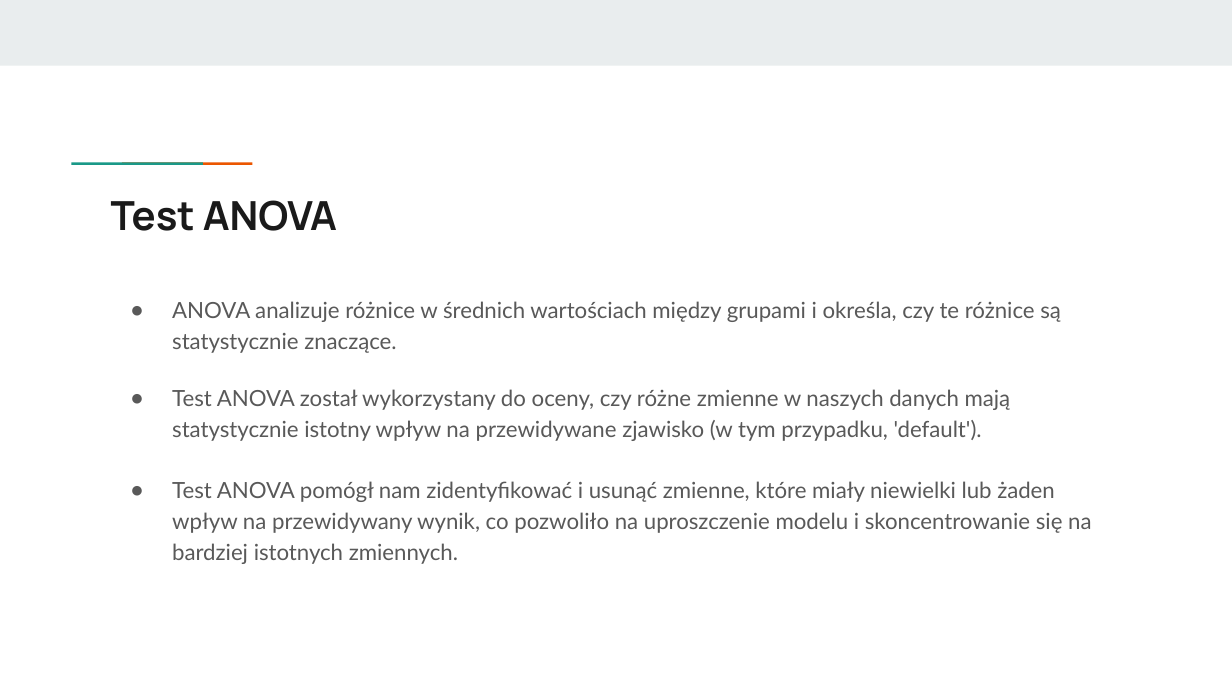
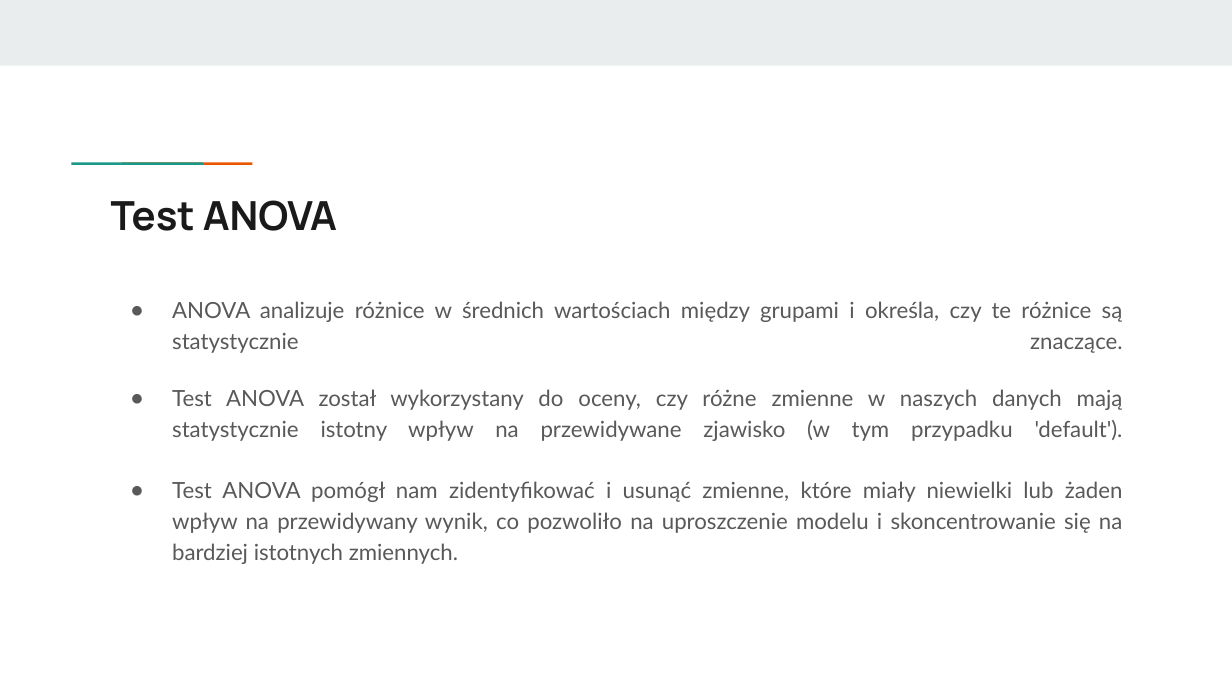
Before and after one commit to wojtek2288/interpretowalnosc, a slide deck: slide 5 of Analiza i budowa modelu predykcyjnego w oparciu o dane finansowe oraz wskaźniki finansowe.pptx. Drawn at 1232x693 pixels with LibreOffice and Linux fonts; fonts in the diff are those of the drawing. Boxes give left, top, right and bottom in pixels: in the first picture for what was removed or moved away, otherwise in the second. Text is boxed around its words. In the diff, an @@ line names an element or a change of style, - is before the commit and + after.

```diff
--- a/Analiza i budowa modelu predykcyjnego w oparciu o dane finansowe oraz wskaźniki finansowe.pptx
+++ b/Analiza i budowa modelu predykcyjnego w oparciu o dane finansowe oraz wskaźniki finansowe.pptx
@@ text at box(172, 301, 1123, 564): alignment left to justified @@
@@ text at box(172, 389, 1123, 441): text changed @@
-● Test ANOVA został wykorzystany do oceny, czy różne zmienne w naszych danych mają statystycznie istotny wpływ na przewidywane zjawisko (w tym przypadku, 'default').
+● Test ANOVA został wykorzystany do oceny, czy różne zmienne w naszych danych mają statystycznie istotny wpływ na przewidywane zjawisko (w tym przypadku 'default').
```
Also in this commit, not shown: 9 other slides changed, 2 other files.
